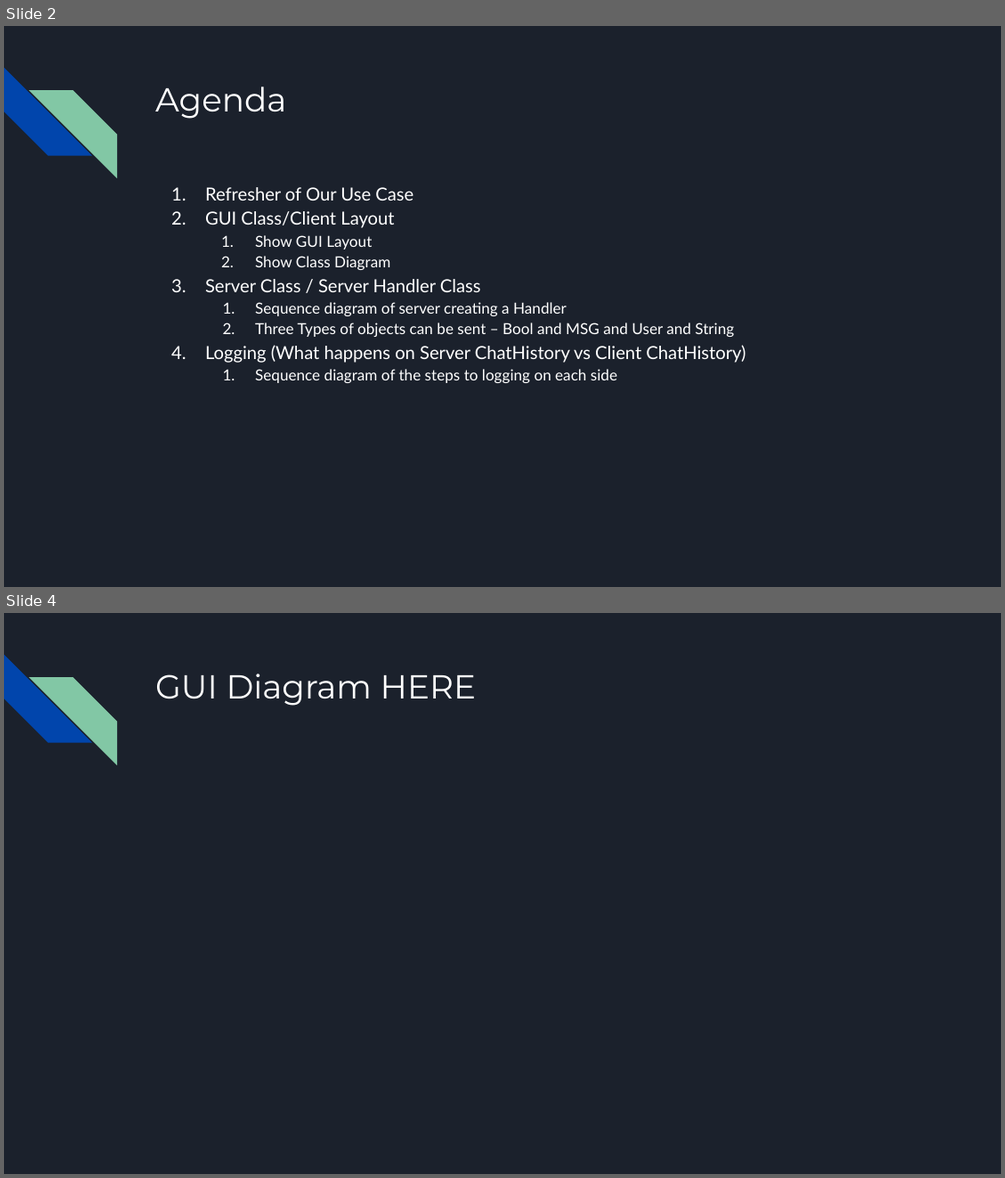
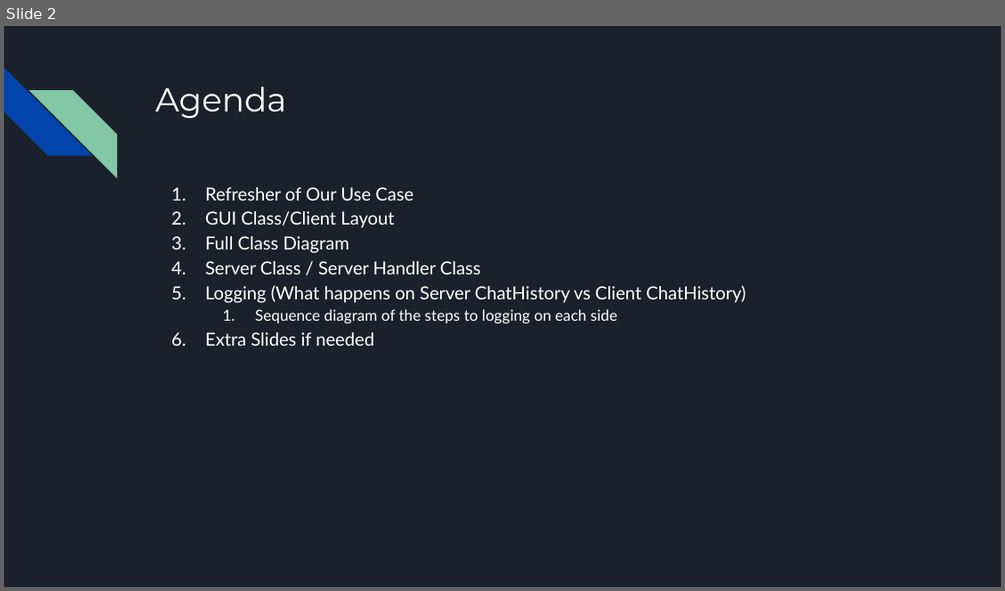
Before and after one commit to R3r3zzed/Comms-Project, a slide deck: Design/Comms Project Design.pptx. Shown one above the other, each under a label of ours: slides 2 and 4 before the commit, slide 2 after it; the slides between them are not shown. The pictures are 1005x1178 and 1005x591 pixels, drawn with LibreOffice and Linux fonts; fonts in the diff are those of the drawing. Boxes give left, top, right and bottom in pixels: in the first picture for what was removed or moved away, otherwise in the second. Text is boxed around its words. In the diff, an @@ line names an element or a change of style, - is before the commit and + after.

```diff
--- a/Design/Comms Project Design.pptx
+++ b/Design/Comms Project Design.pptx
@@ slide 4 removed at box(4, 613, 1001, 1174), background #1B212C; not listed: 2 template elements that a slide beside it also shows @@
@@ title removed at box(155, 674, 476, 706) @@
-GUI Diagram HERE
@@ slide 2 changed as well @@
@@ text at box(205, 236, 349, 253): text changed; size 11 to 13 pt @@
-  1. Show GUI Layout
-  2. Show Class Diagram
+3. Full Class Diagram
@@ text at box(255, 302, 734, 337): paragraphs removed @@
-  1. Sequence diagram of server creating a Handler
-  2. Three Types of objects can be sent – Bool and MSG and User and String
@@ text at box(205, 332, 374, 346): paragraph added @@
+6. Extra Slides if needed
```
Also in this commit, not shown: 1 other slide changed, 9 slides added, 1 other slide removed, 3 other files.
